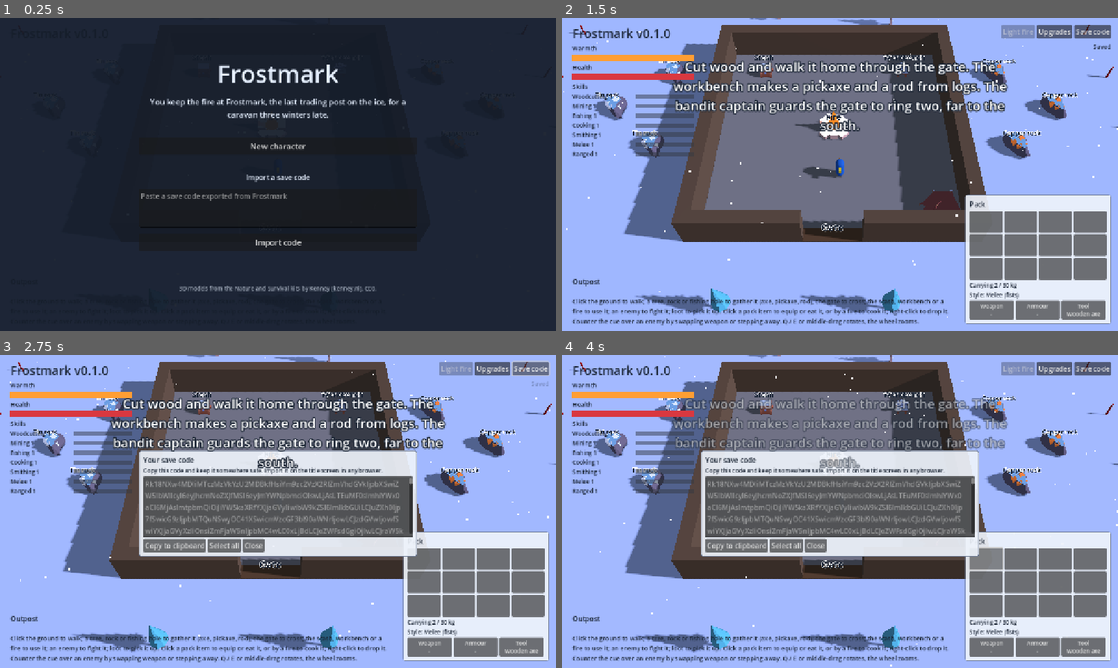
Above: before the commit, frames 1-4 (two rows, left to right).
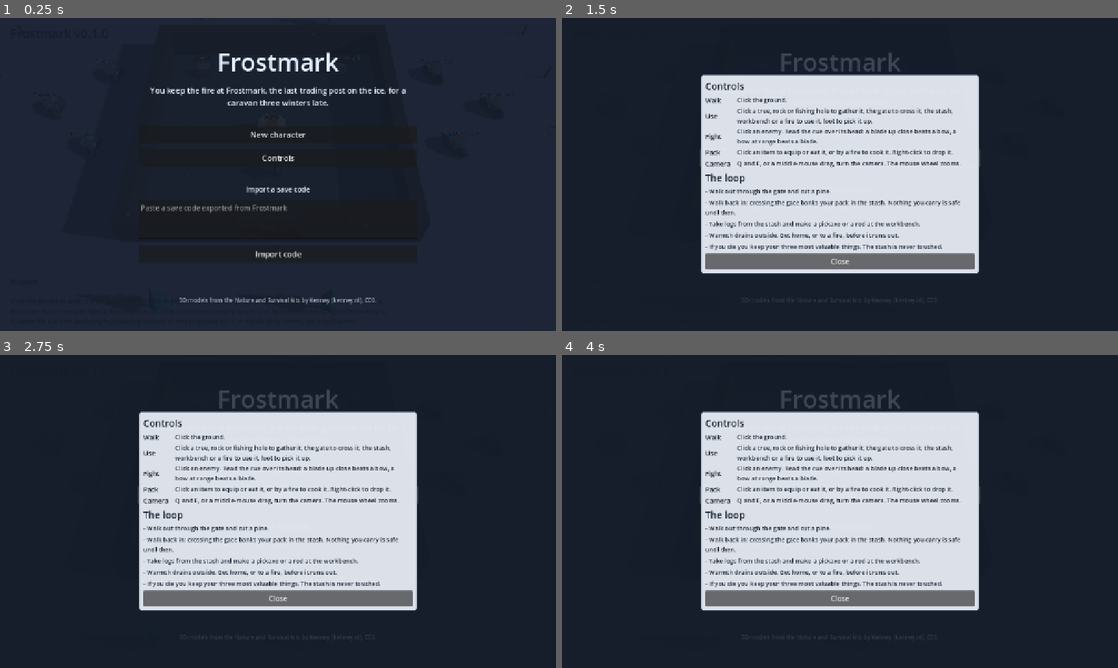
Above: after the commit, the same moments.

Repository: travism26/frostmark
Game: Godot game, scene res://scenes/main.tscn
The game is run twice, just before and just after one commit, with the same random seed, the same clock (stepped at 60 frames per second) and the same inputs.
Inputs (mouse positions are in pixels of both pictures, inside the frame that each line leads up to):
- Up to frame 1 (0.25 s): no input
- Up to frame 2 (1.5 s): click (840, 158) at 0.5 s, where only the run after the commit has a clickable "Controls"; click "New character" at 1.25 s
- Up to frame 3 (2.75 s): click (528, 367) at 2 s, where only the run before the commit has a clickable "Save code"
- Up to frame 4 (4 s): click (840, 470) at 2.75 s, where only the run after the commit has a clickable "New character"; click (984, 558) at 3.52 s

The runs differ from the first frame. In frame 1, 4.3% of the frame differs, in the area x 25-73%, y 10-92%; in frame 2, 97%, in the area x 0-100%, y 0-100%; in frame 3, 93%; in frame 4, 94%.

Commit message:
feat: guide panel, help panel and their HUD and title hooks

Diff:
--- a/scenes/game_root.gd
+++ b/scenes/game_root.gd
@@ -78,6 +78,8 @@
 
 const TitleScreen := preload("res://scenes/title_screen.gd")
 const Hud := preload("res://scenes/hud.gd")
+const GuidePanel := preload("res://scenes/guide_panel.gd")
+const HelpPanel := preload("res://scenes/help_panel.gd")
 const DeathScreen := preload("res://scenes/death_screen.gd")
 const EndingScreen := preload("res://scenes/ending_screen.gd")
 const SaveNotice := preload("res://scenes/save_notice.gd")
@@ -103,6 +105,8 @@
 var _ring_gates := {}  # ring gate object id -> {bars, label}
 var _fires := {}  # field fire id -> its prop
 var _title_screen: Control
+var _guide_panel: Control
+var _help_panel: Control
 var _hud: Control
 var _death_screen: Control
 var _ending_screen: Control
@@ -150,7 +154,12 @@
 	_save_notice.show_requested.connect(_on_show_code)
 	_save_notice.dismissed.connect(_save_watch.code_seen)
 	$HUD.add_child(_save_notice)
+	_hud.help_requested.connect(func() -> void: _help_panel.open(true, sim.hints_on()))
+	_guide_panel = GuidePanel.new()
+	_guide_panel.dismissed.connect(_on_hints_set.bind(false))
+	_hud.add_child(_guide_panel)
 	_title_screen = TitleScreen.new()
+	_title_screen.help_requested.connect(func() -> void: _help_panel.open(false))
 	_title_screen.new_character.connect(_on_new_character)
 	_title_screen.continue_requested.connect(_on_continue)
 	_title_screen.import_requested.connect(_on_import)
@@ -165,6 +174,9 @@
 	_ending_screen.dismissed.connect(_on_ending_dismissed)
 	$HUD.add_child(_ending_screen)
 	_ending_screen.visible = false
+	_help_panel = HelpPanel.new()
+	_help_panel.hints_toggled.connect(_on_hints_set)
+	$HUD.add_child(_help_panel)
 	_hud.visible = false
 	_show_sim()
 	_build_warmup()
@@ -177,7 +189,7 @@
 	var shadow_reach: float = _camera_rig.distance * SHADOW_REACH
 	if _sun.directional_shadow_max_distance != shadow_reach:
 		_sun.directional_shadow_max_distance = shadow_reach
-	if not _playing:
+	if not _playing or _help_panel.visible:
 		return
 	_accumulator += delta
 	while _accumulator >= Sim.TICK_SECONDS and _playing:
@@ -201,7 +213,7 @@
 
 func _physics_process(_delta: float) -> void:
 	_fade_occluders()
-	if _pending_click == null or not _playing:
+	if _pending_click == null or not _playing or _help_panel.visible:
 		return
 	var screen: Vector2 = _pending_click
 	_pending_click = null
@@ -235,6 +247,7 @@
 
 func _on_new_character() -> void:
 	sim = Sim.new(sim.world)  # the world is static data: reuse it and its path grid
+	sim.command(SimVocab.NEW_CHARACTER, {"previous": SaveStore.read()})  # hints are for the first character
 	_start()
 	_save()
 
@@ -303,6 +316,7 @@
 	for id in sim.state["loot"]:
 		_add_loot(id)
 	_hud.refresh()
+	_guide_panel.show_sim(sim)
 	_refresh_status()
 
 
@@ -335,6 +349,14 @@
 func _on_hud_command(kind: String, args: Dictionary) -> void:
 	sim.command(kind, args)
 	_apply_events(sim.drain_events())
+
+
+## Hides the guide (its own button, or the help switch) or brings it back, and saves the choice.
+func _on_hints_set(on: bool) -> void:
+	sim.command(SimVocab.SET_HINTS, {"on": on})
+	_apply_events(sim.drain_events())
+	_guide_panel.show_sim(sim)
+	_save()
 
 
 func _on_death_dismissed() -> void:
@@ -484,6 +506,10 @@
 				_remove_loot(e["loot_id"])
 			SimVocab.EV_SAVED:
 				_save()
+			SimVocab.EV_HINT:
+				_guide_panel.show_hint(e["hint"])
+			SimVocab.EV_TIP:
+				_guide_panel.show_tip(e["tip"])
 			SimVocab.EV_COMMAND_REJECTED:
 				var reason: String = e["reason"]
 				if reason == SimVocab.REASON_IN_OUTPOST and e["command"] == SimVocab.LIGHT_FIRE:
--- /dev/null
+++ b/scenes/guide_panel.gd
@@ -0,0 +1,105 @@
+## The first-outing guide on screen: the current hint step, the latest contextual tip, and a
+## button to hide hints for good. Bottom left, under the skills and clear of the side panels.
+##
+## Glue only. The text comes from GuideTable; which hint is current and when a tip fires is
+## the simulation's answer (`hint`, `tip` and `hints_set` events). Hiding emits `dismissed`
+## and GameRoot turns the guide off through the `set_hints` command.
+extends Control
+
+signal dismissed
+
+const Hud := preload("res://scenes/hud.gd")
+
+## How long a tip, and the line that closes the hint path, stay up.
+const TIP_SECONDS := 10.0
+
+var _panel: PanelContainer
+var _hint: Label
+var _tip: Label
+var _tip_left := 0.0
+var _hint_left := 0.0
+
+
+func _ready() -> void:
+	set_anchors_and_offsets_preset(Control.PRESET_FULL_RECT)
+	mouse_filter = Control.MOUSE_FILTER_IGNORE
+	_panel = Hud._panel_box()
+	_panel.set_anchors_preset(Control.PRESET_BOTTOM_LEFT)
+	_panel.grow_vertical = Control.GROW_DIRECTION_BEGIN
+	_panel.offset_left = 24
+	_panel.offset_right = 324
+	_panel.offset_bottom = -132
+	add_child(_panel)
+	var box := VBoxContainer.new()
+	_panel.add_child(box)
+	var head := HBoxContainer.new()
+	box.add_child(head)
+	var title := Hud._text("Next", 14)
+	title.size_flags_horizontal = Control.SIZE_EXPAND_FILL
+	head.add_child(title)
+	var hide := Button.new()
+	hide.text = "Hide hints"
+	hide.tooltip_text = "Turn hints off. Help can turn them back on."
+	hide.add_theme_font_size_override("font_size", 12)
+	hide.pressed.connect(func() -> void: dismissed.emit())
+	head.add_child(hide)
+	_hint = _wrapped(14)
+	box.add_child(_hint)
+	_tip = _wrapped(13)
+	_tip.add_theme_color_override("font_color", Color(0.55, 0.25, 0.05))
+	box.add_child(_tip)
+	_panel.visible = false
+
+
+func _process(delta: float) -> void:
+	if _tip_left > 0.0:
+		_tip_left -= delta
+		if _tip_left <= 0.0:
+			_tip.visible = false
+			_relayout()
+	if _hint_left > 0.0:
+		_hint_left -= delta
+		if _hint_left <= 0.0:
+			_hint.visible = false
+			_relayout()
+
+
+## Redraws from the simulation: the current hint, or nothing when the guide is off.
+func show_sim(sim: Sim) -> void:
+	_tip.visible = false
+	_tip_left = 0.0
+	_hint_left = 0.0
+	_hint.text = GuideTable.hint_text(sim.hint())
+	_hint.visible = sim.hint() != ""
+	_relayout(sim.hints_on())
+
+
+## A `hint` event: the next step, or "" for the closing line, which fades like a tip.
+func show_hint(id: String) -> void:
+	_hint.text = GuideTable.hint_text(id)
+	_hint.visible = true
+	_hint_left = TIP_SECONDS if id == "" else 0.0
+	_relayout()
+
+
+## A `tip` event.
+func show_tip(id: String) -> void:
+	_tip.text = GuideTable.tip_text(id)
+	_tip.visible = true
+	_tip_left = TIP_SECONDS
+	_relayout()
+
+
+## The panel shows while the guide is on and has something to say.
+func _relayout(on := true) -> void:
+	_panel.visible = on and (_hint.visible or _tip.visible)
+	# Grow upward from the fixed bottom edge, clear of the status lines below.
+	_panel.offset_top = _panel.offset_bottom - _panel.get_combined_minimum_size().y
+
+
+static func _wrapped(size: int) -> Label:
+	var l := Hud._text("", size)
+	l.autowrap_mode = TextServer.AUTOWRAP_WORD_SMART
+	l.custom_minimum_size = Vector2(276, 0)
+	l.visible = false
+	return l
--- /dev/null
+++ b/scenes/help_panel.gd
@@ -0,0 +1,91 @@
+## The help panel: the controls and the first-outing loop, reachable from the title screen
+## and the HUD. In a game it also holds the switch that turns hints back on after they were
+## hidden. It only shows text and emits; GameRoot holds the simulation still while it is open
+## and sends the `set_hints` command.
+extends Control
+
+signal hints_toggled(on: bool)
+
+const COLOR_BACKDROP := Color(0.08, 0.11, 0.16, 0.8)
+const Hud := preload("res://scenes/hud.gd")
+
+const CONTROLS := [
+	["Walk", "Click the ground."],
+	["Use", "Click a tree, rock or fishing hole to gather it, the gate to cross it, the stash, workbench or a fire to use it, loot to pick it up."],
+	["Fight", "Click an enemy. Read the cue over its head: a blade up close beats a bow, a bow at range beats a blade."],
+	["Pack", "Click an item to equip or eat it, or by a fire to cook it. Right-click to drop it."],
+	["Camera", "Q and E, or a middle-mouse drag, turn the camera. The mouse wheel zooms."],
+]
+
+const LOOP := [
+	"Walk out through the gate and cut a pine.",
+	"Walk back in: crossing the gate banks your pack in the stash. Nothing you carry is safe until then.",
+	"Take logs from the stash and make a pickaxe or a rod at the workbench.",
+	"Warmth drains outside. Get home, or to a fire, before it runs out.",
+	"If you die you keep your three most valuable things. The stash is never touched.",
+]
+
+var _hints: CheckBox
+
+
+func _ready() -> void:
+	set_anchors_and_offsets_preset(Control.PRESET_FULL_RECT)
+	mouse_filter = Control.MOUSE_FILTER_STOP
+	var backdrop := ColorRect.new()
+	backdrop.color = COLOR_BACKDROP
+	backdrop.set_anchors_and_offsets_preset(Control.PRESET_FULL_RECT)
+	add_child(backdrop)
+	var centre := CenterContainer.new()
+	centre.set_anchors_and_offsets_preset(Control.PRESET_FULL_RECT)
+	add_child(centre)
+	var panel := Hud._panel_box()
+	centre.add_child(panel)
+	var column := VBoxContainer.new()
+	column.custom_minimum_size = Vector2(620, 0)
+	column.add_theme_constant_override("separation", 6)
+	panel.add_child(column)
+
+	column.add_child(Hud._text("Controls", 22))
+	var grid := GridContainer.new()
+	grid.columns = 2
+	grid.add_theme_constant_override("h_separation", 16)
+	column.add_child(grid)
+	for row in CONTROLS:
+		grid.add_child(Hud._text(row[0], 15))
+		grid.add_child(_wrapped(row[1], 520))
+	column.add_child(Hud._text("The loop", 22))
+	for line in LOOP:
+		column.add_child(_wrapped("- " + line, 620))
+
+	_hints = CheckBox.new()
+	_hints.text = "Show hints"
+	for state in ["font_color", "font_hover_color", "font_pressed_color", "font_hover_pressed_color", "font_focus_color"]:
+		_hints.add_theme_color_override(state, Hud.COLOR_TEXT)
+	_hints.toggled.connect(func(on: bool) -> void: hints_toggled.emit(on))
+	column.add_child(_hints)
+	var close := Button.new()
+	close.text = "Close"
+	close.custom_minimum_size = Vector2(0, 36)
+	close.pressed.connect(func() -> void: visible = false)
+	column.add_child(close)
+	visible = false
+
+
+## Opens the panel. The hints switch shows only in a game, set to `hints_on`.
+func open(in_game: bool, hints_on := false) -> void:
+	_hints.visible = in_game
+	_hints.set_pressed_no_signal(hints_on)
+	visible = true
+
+
+func _unhandled_input(event: InputEvent) -> void:
+	if visible and event.is_action_pressed("ui_cancel"):
+		visible = false
+		get_viewport().set_input_as_handled()
+
+
+static func _wrapped(text: String, width: float) -> Label:
+	var l := Hud._text(text, 14)
+	l.autowrap_mode = TextServer.AUTOWRAP_WORD_SMART
+	l.custom_minimum_size = Vector2(width, 0)
+	return l
--- a/scenes/hud.gd
+++ b/scenes/hud.gd
@@ -8,6 +8,7 @@
 
 signal command_requested(kind: String, args: Dictionary)
 signal export_requested
+signal help_requested
 
 ## The skills panel lists all seven, gathering, crafting, combat.
 const READOUT_SKILLS: Array[String] = SkillTable.NAMES
@@ -527,6 +528,10 @@
 	open.text = "Save code"
 	open.pressed.connect(func() -> void: export_requested.emit())
 	buttons_row.add_child(open)
+	var help := Button.new()
+	help.text = "Help"
+	help.pressed.connect(func() -> void: help_requested.emit())
+	buttons_row.add_child(help)
 	_saved_label = _text("Saved", 14)
 	_saved_label.set_anchors_preset(Control.PRESET_TOP_RIGHT)
 	_saved_label.grow_horizontal = Control.GROW_DIRECTION_BEGIN
--- a/scenes/title_screen.gd
+++ b/scenes/title_screen.gd
@@ -6,6 +6,7 @@
 signal new_character
 signal continue_requested
 signal import_requested(code: String)
+signal help_requested
 
 const HOOK := "You keep the fire at Frostmark, the last trading post on the ice, for a caravan three winters late."
 const COLOR_BACKDROP := Color(0.08, 0.11, 0.16, 0.94)
@@ -45,6 +46,7 @@
 	column.add_child(_continue_button)
 	_new_button = _button("New character", _on_new)
 	column.add_child(_new_button)
+	column.add_child(_button("Controls", func() -> void: help_requested.emit()))
 	column.add_child(_spacer(12))
 
 	column.add_child(_label("Import a save code", 16))
Not shown, added: scenes/guide_panel.gd.uid
Not shown, added: scenes/help_panel.gd.uid
